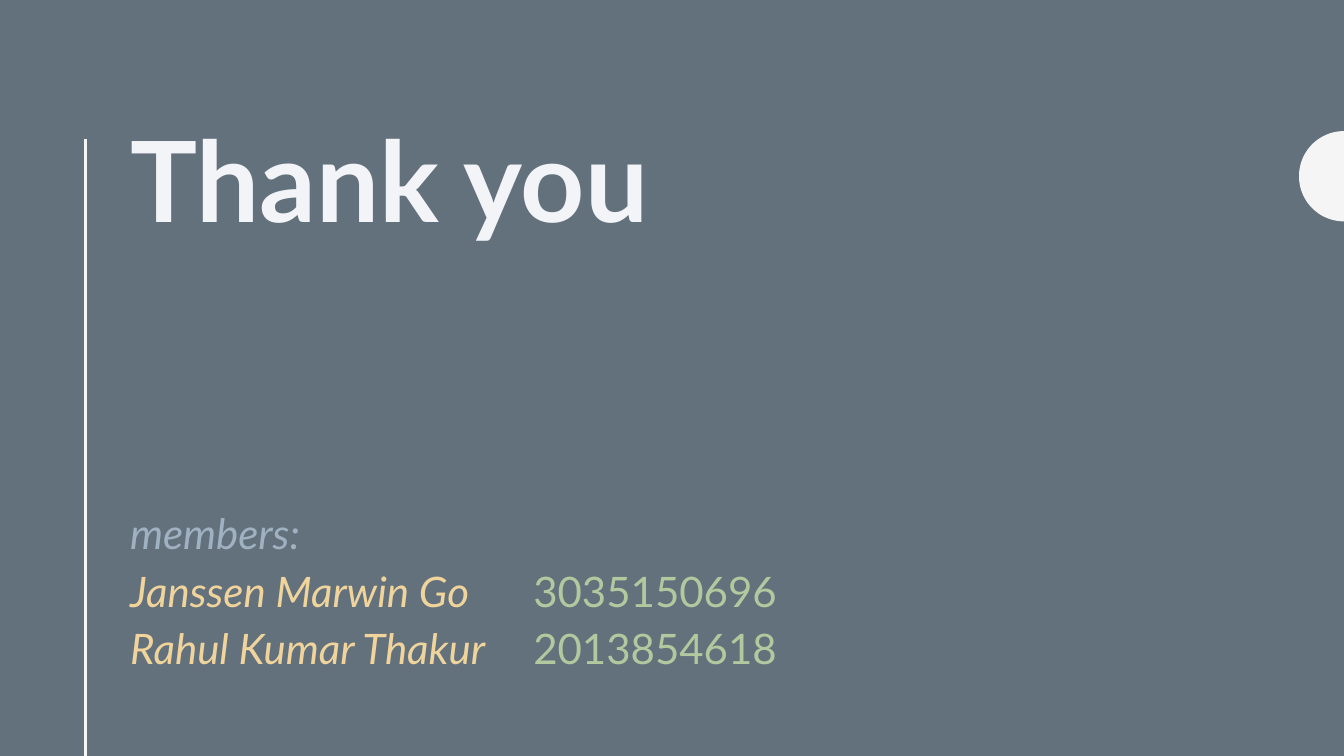
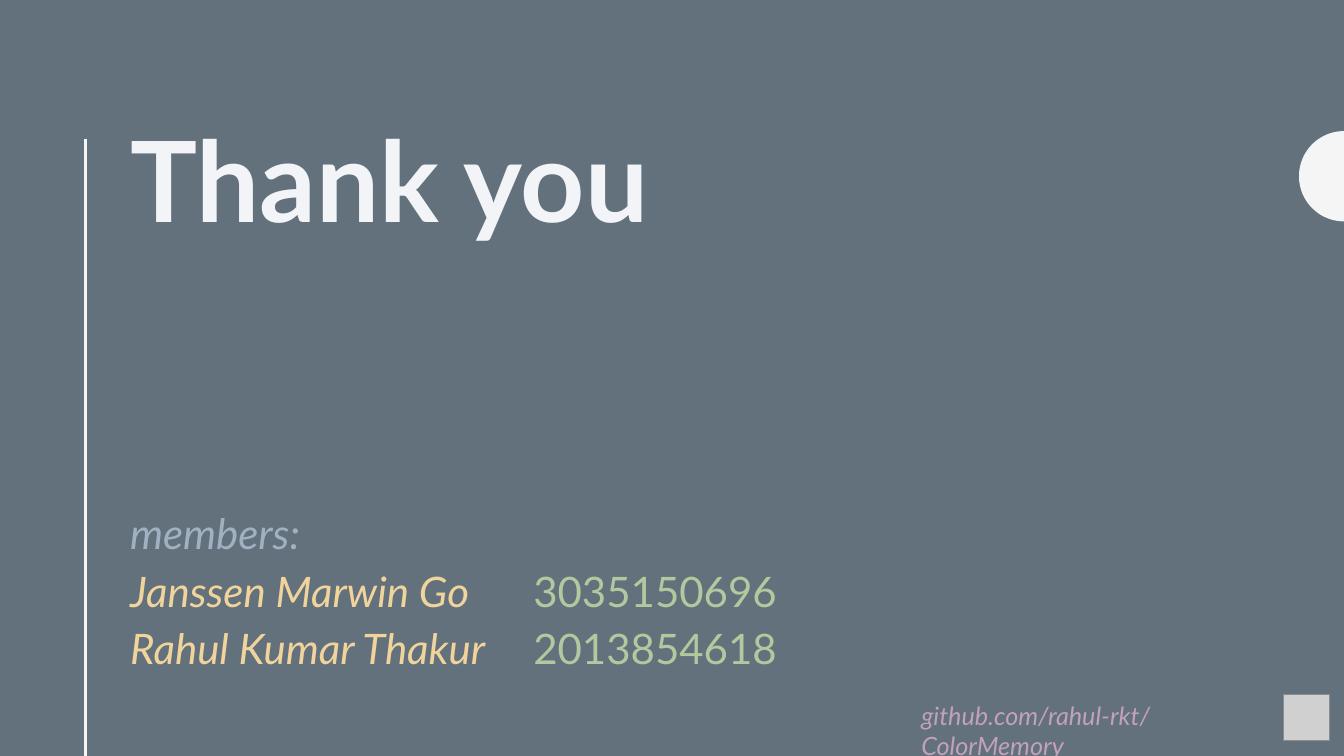
Before and after one commit to rahul-rkt/ColorMemory, a slide deck: slide 10 of Documentation/Game Plan.pptx. Drawn at 1344x756 pixels with LibreOffice and Linux fonts; fonts in the diff are those of the drawing; grey boxes stand for pictures. Boxes give left, top, right and bottom in pixels: in the first picture for what was removed or moved away, otherwise in the second. Text is boxed around its words. In the diff, an @@ line names an element or a change of style, - is before the commit and + after.

```diff
--- a/Documentation/Game Plan.pptx
+++ b/Documentation/Game Plan.pptx
@@ text added at (x1=921, y1=706, x2=1150, y2=756), 18 pt, text #C2A1BB, italic @@
+github.com/rahul-rkt/ColorMemory
@@ picture added at (x1=1285, y1=695, x2=1331, y2=741) @@
```
Also in this commit, not shown: 8 other slides changed, 4 other files.
